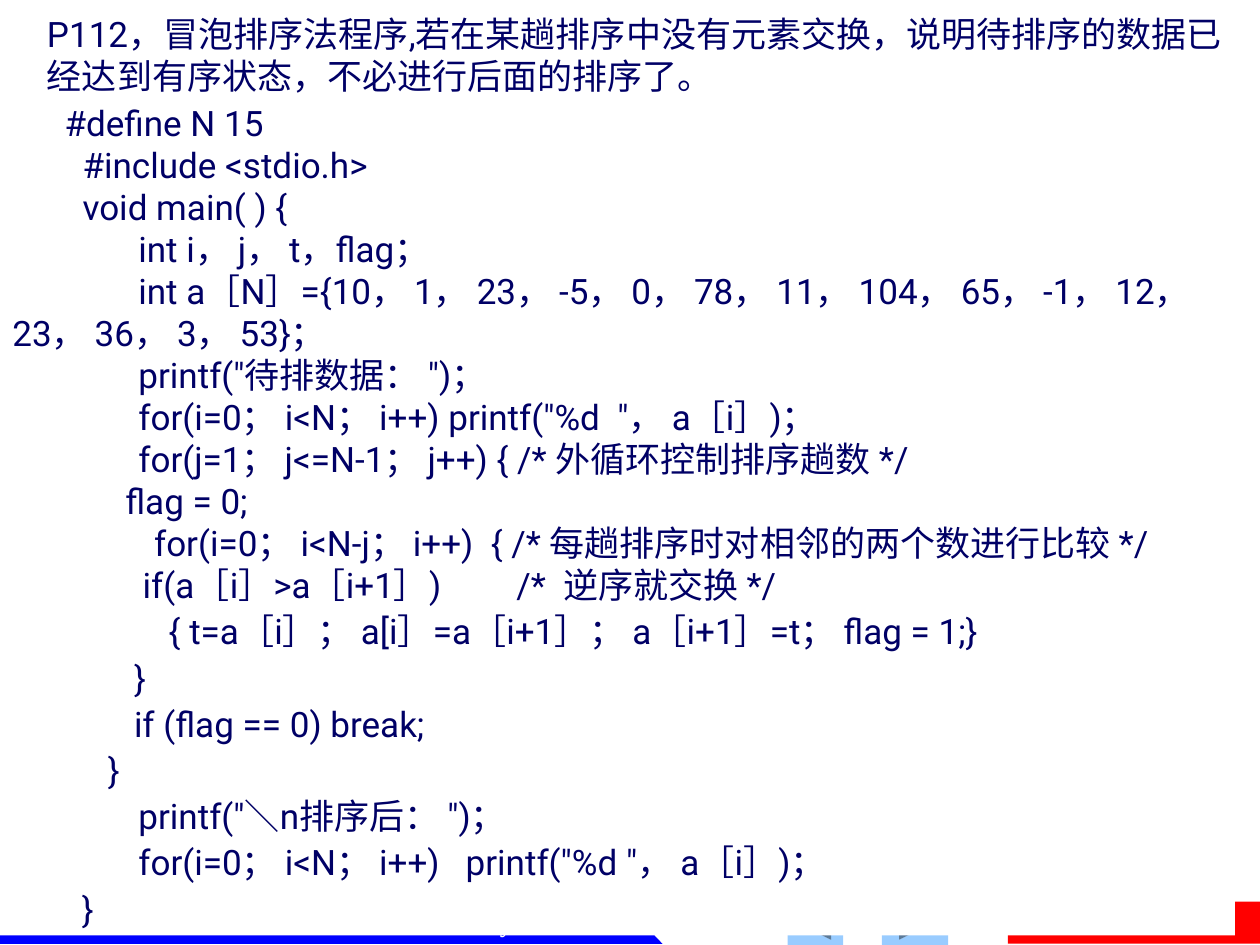
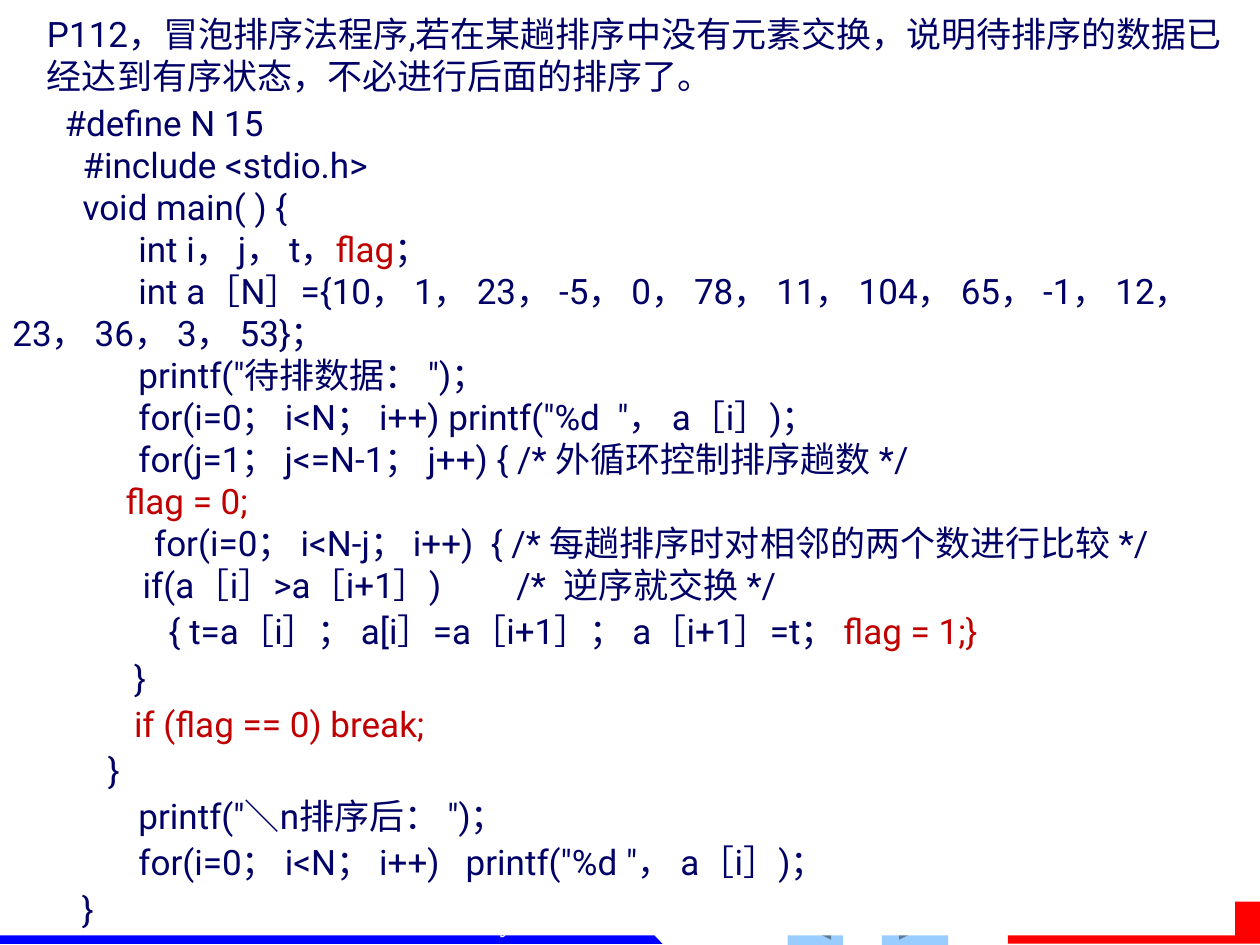
Before and after one commit to jtrfid/C-Repositories, a slide deck: slide 55 of 2016/C语言/课件/第6章 数组.pptx. Drawn at 1260x945 pixels with LibreOffice and Linux fonts; fonts in the diff are those of the drawing. Boxes give left, top, right and bottom in pixels: in the first picture for what was removed or moved away, otherwise in the second. Text is boxed around its words. In the diff, an @@ line names an element or a change of style, - is before the commit and + after.

```diff
--- a/2016/C语言/课件/第6章 数组.pptx
+++ b/2016/C语言/课件/第6章 数组.pptx
@@ text in rectangle at [126, 235, 978, 745]: text colour #000066 to #C00000 in "t，flag；", "flag = 0;", "flag = 1;}", "if (flag == 0) break;" @@
```
Also in this commit, not shown: 8 other slides changed.
